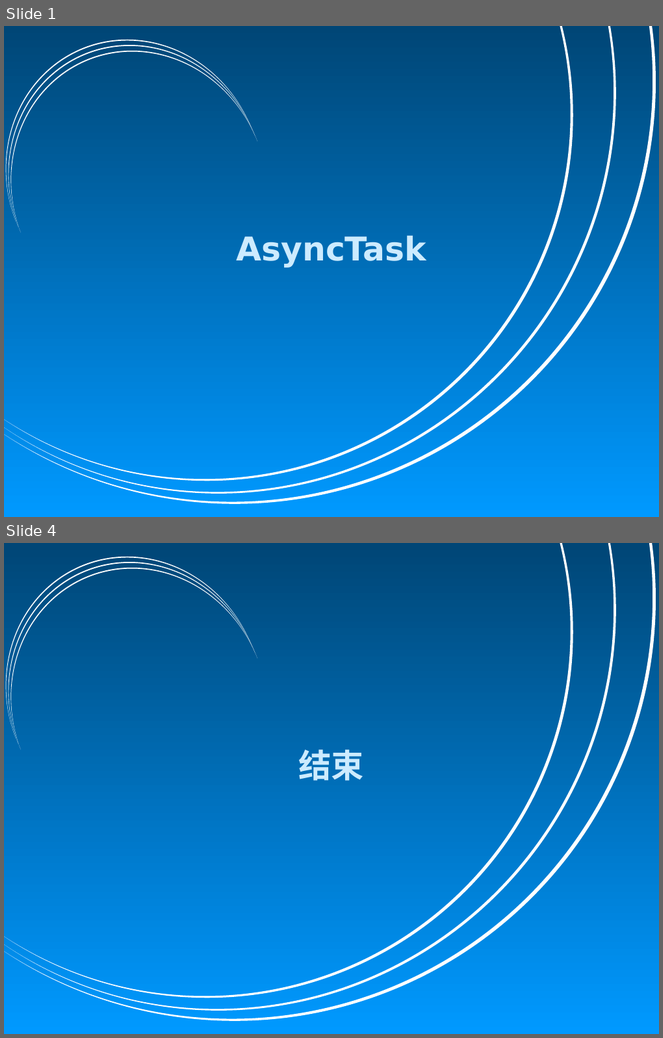
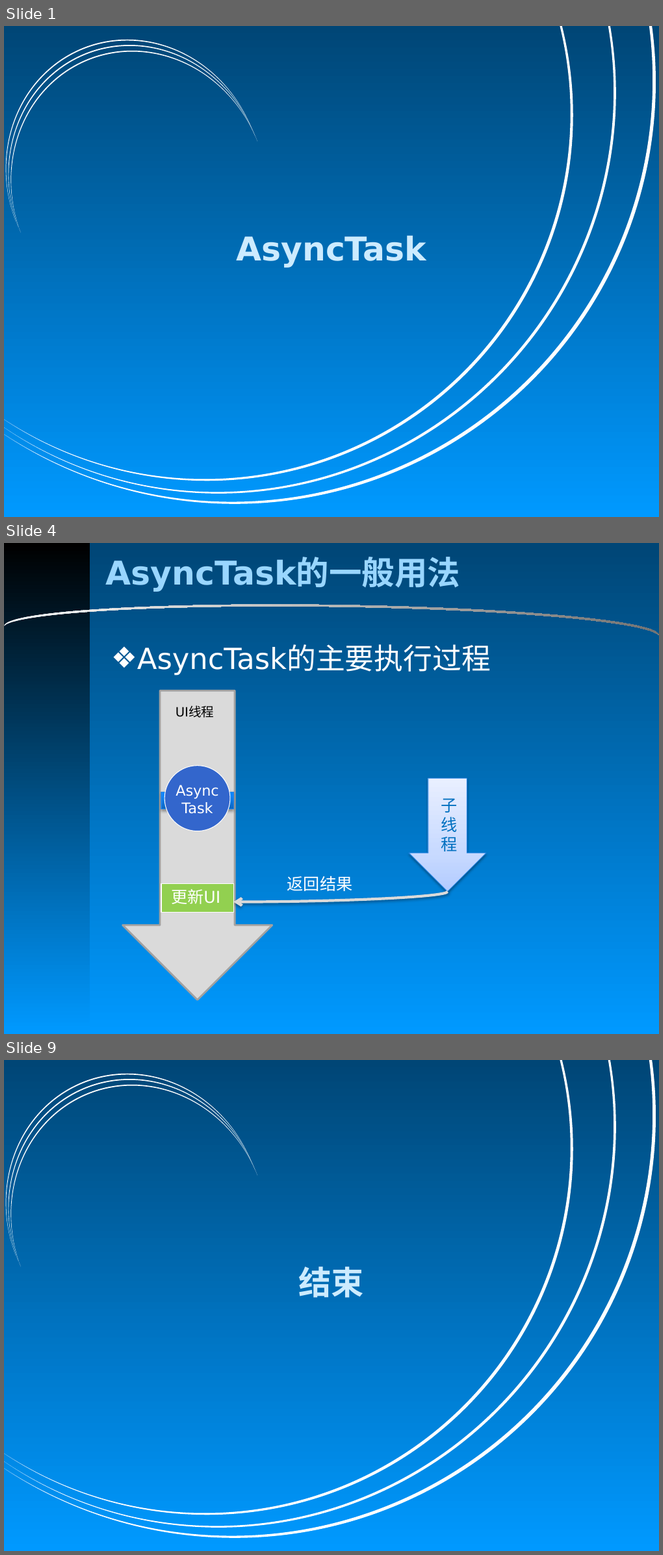
Before and after one commit to CiLiNet-Android/courseware, a slide deck: Android异步通信/AsyncTask/AsyncTask.pptx. Shown one above the other, each under a label of ours: slides 1 and 4 before the commit, slides 1, 4 and 9 after it; the slides between them are not shown. The pictures are 663x1038 and 663x1555 pixels, drawn with LibreOffice and Linux fonts; fonts in the diff are those of the drawing; background and template pictures are left out. Boxes give left, top, right and bottom in pixels: in the first picture for what was removed or moved away, otherwise in the second. Text is boxed around its words. In the diff, an @@ line names an element or a change of style, - is before the commit and + after.

Commit message:
线程的异步通信

```diff
--- a/Android异步通信/AsyncTask/AsyncTask.pptx
+++ b/Android异步通信/AsyncTask/AsyncTask.pptx
@@ slide 4 added at (x1=4, y1=543, x2=659, y2=1034), background gradient #006DB6 to #0099FF @@
@@ rectangle added at (x1=4, y1=543, x2=90, y2=1034), fill gradient #000000 to #0099FF @@
@@ title added at (x1=106, y1=558, x2=460, y2=592), 36 pt, text #99D6FF, bold @@
+AsyncTask的一般用法
@@ moon added at (x1=4, y1=600, x2=659, y2=635), fill gradient #F8F8F8 to #737373 @@
@@ text added at (x1=111, y1=644, x2=491, y2=676), 32 pt, text #FFFFFF @@
+❖ AsyncTask的主要执行过程
@@ down arrow added at (x1=122, y1=691, x2=272, y2=1000), fill #DADADA, outline #A1A1A1 2 pt @@
@@ text added at (x1=176, y1=706, x2=214, y2=718), 14 pt, text #000000 @@
+UI线程
@@ ellipse added at (x1=165, y1=766, x2=230, y2=832), fill #3366CC, outline #FFFFFF 0.75 pt @@
@@ rectangle added at (x1=161, y1=792, x2=233, y2=809), fill gradient #0D67C1 to #1186FB to #0E86FF, outline #2787E6 0.75 pt @@
@@ text added at (x1=169, y1=778, x2=226, y2=820), 16 pt, text #FFFFFF @@
+AsyncTask
@@ down arrow added at (x1=409, y1=778, x2=486, y2=891), fill gradient #B3CBFF to #C9DAFF to #EBF1FF, outline #2787E6 0.75 pt @@
@@ text added at (x1=441, y1=798, x2=458, y2=852), 18 pt, text #0070C0 @@
+子线程
@@ rectangle added at (x1=161, y1=884, x2=233, y2=913), fill #92D050, outline #FFFFFF 0.75 pt @@
@@ text added at (x1=171, y1=889, x2=220, y2=904), 18 pt, text #FFFFFF @@
+更新UI
@@ curved arrow added from (447, 891) to (233, 902), #DADADA 3 pt @@
@@ text added at (x1=287, y1=876, x2=353, y2=891), 18 pt, text #FFFFFF @@
+返回结果
@@ what was slide 4 is now slide 9 @@
```
Also in this commit, not shown: 2 slides changed, 4 other slides added, 38 other files.
